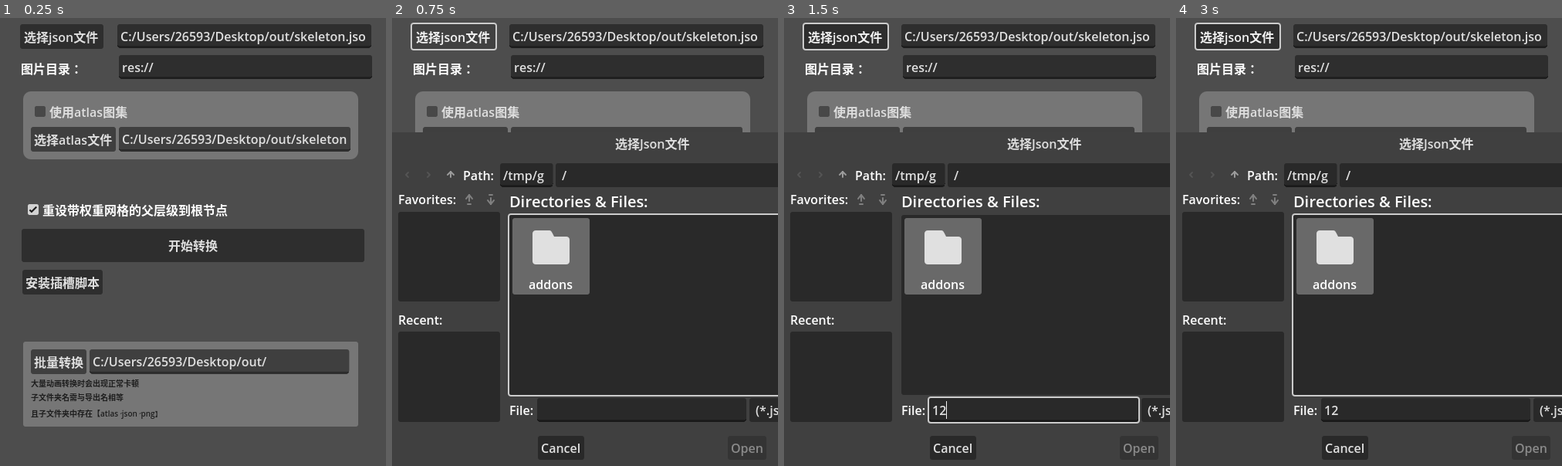
Above: before the commit, frames 1-4 (left to right).
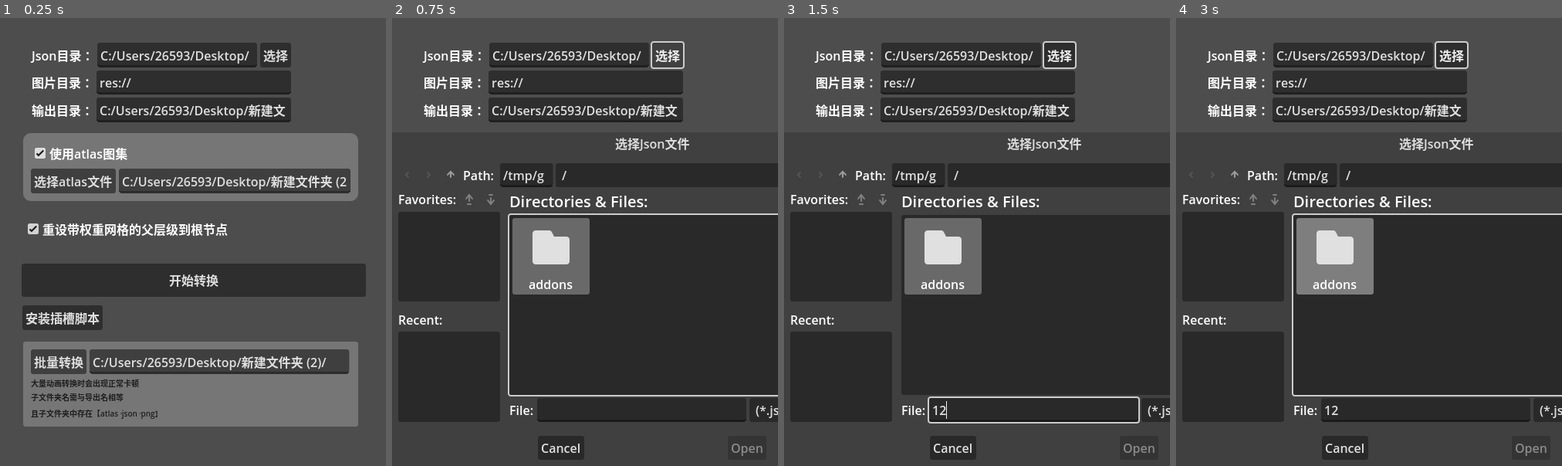
Above: after the commit, the same moments.

Repository: gaoyan2659365465/spinetogodot
Game: Godot game, scene res://main.tscn
Same seed, same stepped clock (60 frames per second), same inputs: the game is played once before the commit and once after it.
Inputs (mouse positions are in pixels of both pictures, inside the frame that each line leads up to):
- Up to frame 1 (0.25 s): no input
- Up to frame 2 (0.75 s): click "选择json文件" (after the commit: "选择") at 0.5 s
- Up to frame 3 (1.5 s): click (1034, 412) at 1.27 s; type "12" at 1.35 s
- Up to frame 4 (3 s): click "使用atlas图集" at 2 s; click "开始转换" at 2.75 s

The runs differ from the first frame. In frame 1, 39% of the frame differs, in the area x 5-97%, y 1-79%; in frame 2, 15%; in frame 3, 16%; in frame 4, 16%.

Commit message:
优化BUG

Diff:
--- a/main.gd
+++ b/main.gd
@@ -78,10 +78,6 @@
 	spine_json.带权重网格重设父级 = toggled_on
 
 
-func _on_check_box_2_toggled(toggled_on: bool) -> void:
-	spine_json.使用atlas图集 = toggled_on
-
-
 func _on_选择atlas_pressed() -> void:
 	var dialog = FileDialog.new()
 	add_child(dialog)
--- a/main.tscn
+++ b/main.tscn
@@ -43,69 +43,37 @@
 [node name="SpineJson" type="Node" parent="."]
 script = ExtResource("2_0xm2m")
 
-[node name="LineEdit" type="LineEdit" parent="."]
-layout_mode = 0
-offset_left = 152.0
-offset_top = 28.0
-offset_right = 481.0
-offset_bottom = 59.0
-text = "C:/Users/26593/Desktop/out/skeleton.json"
-
-[node name="选择json" type="Button" parent="."]
-layout_mode = 0
-offset_left = 26.0
-offset_top = 28.0
-offset_right = 134.0
-offset_bottom = 59.0
-text = "选择json文件"
-
-[node name="图像路径" type="LineEdit" parent="."]
-layout_mode = 0
-offset_left = 154.0
-offset_top = 68.0
-offset_right = 482.0
-offset_bottom = 99.0
-text = "res://"
-
-[node name="Label" type="Label" parent="."]
-layout_mode = 0
-offset_left = 27.0
-offset_top = 73.0
-offset_right = 67.0
-offset_bottom = 96.0
-text = "图片目录："
-
 [node name="CheckBox" type="CheckBox" parent="."]
 layout_mode = 0
 offset_left = 31.0
-offset_top = 252.0
-offset_right = 106.0
-offset_bottom = 276.0
+offset_top = 277.0
+offset_right = 299.0
+offset_bottom = 308.0
 button_pressed = true
 text = "重设带权重网格的父层级到根节点"
 
 [node name="开始转换" type="Button" parent="."]
 layout_mode = 0
 offset_left = 28.0
-offset_top = 293.0
-offset_right = 472.0
-offset_bottom = 336.0
+offset_top = 338.0
+offset_right = 474.0
+offset_bottom = 381.0
 text = "开始转换"
 
 [node name="安装插件" type="Button" parent="."]
 layout_mode = 0
 offset_left = 29.0
-offset_top = 346.0
+offset_top = 392.0
 offset_right = 133.0
-offset_bottom = 377.0
+offset_bottom = 423.0
 text = "安装插槽脚本"
 
 [node name="PanelContainer" type="PanelContainer" parent="."]
 layout_mode = 0
 offset_left = 30.0
-offset_top = 115.0
-offset_right = 212.0
-offset_bottom = 181.0
+offset_top = 169.0
+offset_right = 464.0
+offset_bottom = 255.0
 theme_override_styles/panel = SubResource("StyleBoxFlat_0xm2m")
 
 [node name="MarginContainer" type="MarginContainer" parent="PanelContainer"]
@@ -120,6 +88,7 @@
 
 [node name="CheckBox2" type="CheckBox" parent="PanelContainer/MarginContainer/VBoxContainer"]
 layout_mode = 2
+button_pressed = true
 text = "使用atlas图集"
 
 [node name="HBoxContainer" type="HBoxContainer" parent="PanelContainer/MarginContainer/VBoxContainer"]
@@ -133,7 +102,7 @@
 unique_name_in_owner = true
 custom_minimum_size = Vector2(300, 0)
 layout_mode = 2
-text = "C:/Users/26593/Desktop/out/skeleton.atlas"
+text = "C:/Users/26593/Desktop/新建文件夹 (2)/Zombie-1.atlas"
 
 [node name="PanelContainer2" type="PanelContainer" parent="."]
 layout_mode = 0
@@ -164,7 +133,7 @@
 unique_name_in_owner = true
 custom_minimum_size = Vector2(336.37, 0)
 layout_mode = 2
-text = "C:/Users/26593/Desktop/out/"
+text = "C:/Users/26593/Desktop/新建文件夹 (2)/"
 
 [node name="Label" type="Label" parent="PanelContainer2/MarginContainer/VBoxContainer"]
 layout_mode = 2
@@ -173,10 +142,56 @@
 且子文件夹中存在【atlas、json、png】"
 label_settings = SubResource("LabelSettings_0xm2m")
 
-[connection signal="pressed" from="选择json" to="." method="_on_button_2_pressed"]
+[node name="VBoxContainer" type="VBoxContainer" parent="."]
+layout_mode = 0
+offset_left = 41.0
+offset_top = 52.0
+offset_right = 377.0
+offset_bottom = 153.0
+
+[node name="HBoxContainer3" type="HBoxContainer" parent="VBoxContainer"]
+layout_mode = 2
+
+[node name="Label" type="Label" parent="VBoxContainer/HBoxContainer3"]
+layout_mode = 2
+text = "Json目录："
+
+[node name="Json路径" type="LineEdit" parent="VBoxContainer/HBoxContainer3"]
+layout_mode = 2
+size_flags_horizontal = 3
+text = "C:/Users/26593/Desktop/新建文件夹 (2)/Zombie-1.json"
+
+[node name="选择json" type="Button" parent="VBoxContainer/HBoxContainer3"]
+layout_mode = 2
+text = "选择"
+
+[node name="HBoxContainer2" type="HBoxContainer" parent="VBoxContainer"]
+layout_mode = 2
+
+[node name="Label" type="Label" parent="VBoxContainer/HBoxContainer2"]
+layout_mode = 2
+text = "图片目录："
+
+[node name="图像路径" type="LineEdit" parent="VBoxContainer/HBoxContainer2"]
+layout_mode = 2
+size_flags_horizontal = 3
+text = "res://"
+
+[node name="HBoxContainer" type="HBoxContainer" parent="VBoxContainer"]
+layout_mode = 2
+
+[node name="Label" type="Label" parent="VBoxContainer/HBoxContainer"]
+layout_mode = 2
+text = "输出目录："
+
+[node name="输出路径" type="LineEdit" parent="VBoxContainer/HBoxContainer"]
+layout_mode = 2
+size_flags_horizontal = 3
+text = "C:/Users/26593/Desktop/新建文件夹 (2)/Zombie-1.json"
+
 [connection signal="toggled" from="CheckBox" to="." method="_on_check_box_toggled"]
 [connection signal="pressed" from="开始转换" to="." method="_on_button_pressed"]
 [connection signal="pressed" from="安装插件" to="." method="_on_button_3_pressed"]
-[connection signal="toggled" from="PanelContainer/MarginContainer/VBoxContainer/CheckBox2" to="." method="_on_check_box_2_toggled"]
 [connection signal="pressed" from="PanelContainer/MarginContainer/VBoxContainer/HBoxContainer/选择atlas" to="." method="_on_选择atlas_pressed"]
 [connection signal="pressed" from="PanelContainer2/MarginContainer/VBoxContainer/HBoxContainer/批量转换" to="." method="_on_批量转换_pressed"]
+[connection signal="pressed" from="VBoxContainer/HBoxContainer3/选择json" to="." method="_on_button_2_pressed"]
--- a/project.godot
+++ b/project.godot
@@ -20,6 +20,10 @@
 window/size/viewport_width=500
 window/size/viewport_height=600
 
+[dotnet]
+
+project/assembly_name="SpineToGodot"
+
 [editor_plugins]
 
 enabled=PackedStringArray("res://addons/spine/plugin.cfg")
--- a/spine_json.gd
+++ b/spine_json.gd
@@ -1,4 +1,25 @@
 extends Node
+
+"""
+更新日志
+20250808：发现插槽下网格会有隐藏的情况，经过排查，是slots数据中如果插槽含有attachment键，
+则显示，否则默认隐藏。
+经过再次检查，原因是attachment键会有重名，导致检测bug，不能仅依靠附件名判断，还需要根据插槽名判断
+
+20250808：网格畸形BUG，经过排查发现是因为计算顶点坐标时候父骨骼会参与计算，当骨骼没有父骨骼时网格恢复正常，
+并且该网格受到两根骨骼的影响，初步诊断，插槽在骨骼里就会畸变，插槽直接在root中则正常
+再次诊断，原因是没有判断一种情况，即顶点权重来自非父骨骼，而是其他同级骨骼
+之前陷入了一个误区，spine中插槽不会受到骨骼的影响，仅当骨骼有权重时才会受到变换的影响
+当一个骨骼作为插槽父骨骼但没有权重时，移动父骨骼将不会影响网格
+
+20250808：网格畸形BUG,网格顶点计算要考虑多个骨骼影响。目前只实现了单根骨骼
+骨骼变换只需要考虑权重骨即可，不需要考虑权重骨的父骨骼
+
+发现BUG，没有权重的网格，会受到骨骼变换影响
+20250809：功能缺失：不支持使用连接网格
+20250809：核心问题，带权重的网格需不需要继承父层级变换
+"""
+
 
 var node_2d: Node2D
 var 图片路径 = ""
@@ -6,7 +27,7 @@
 var ext文本 = {}#用于修复场景文件的图片引用路径
 
 var 带权重网格重设父级 = true
-var 使用atlas图集 = false
+var 使用atlas图集 = true
 var atlas路径 = ""
 var 图集数据 = {}
 
@@ -137,6 +158,9 @@
 		s[i['name']] = b
 		b.name = i['name']
 
+		if i.has('color'):
+			b.self_modulate = i['color']
+
 		if i.has('parent'):
 			s[i['parent']].add_child(b)
 		else:
@@ -230,6 +254,7 @@
 		result.append(bones_and_weights)
 	return result
 
+
 func 生成插槽(json,s,k):
 	var c:Dictionary = {}
 	var z = 0
@@ -313,16 +338,72 @@
 						if _uvs.size() < _ver.size():
 							var _weights = parse_weights(_ver)
 							for _i in _weights:
-								var 骨骼号 = _i[0]["bone_id"]
-								var 骨骼数据 = json.data["bones"][骨骼号]
-								var 最终坐标 = Vector2(_i[0]["x"],_i[0]["y"])
+								#var 骨骼号 = _i[0]["bone_id"]
+								#var 骨骼数据 = json.data["bones"][骨骼号]
+
+								# 计算单个顶点的所有骨骼权重
+								var 顶点坐标 = {"x": 0,"y": 0}
+								for ii in _i:
+									顶点坐标["x"] = 顶点坐标["x"] + ii["x"] * ii["weight"]
+									顶点坐标["y"] = 顶点坐标["y"] + ii["y"] * ii["weight"]
+
+
+								var 最终坐标 = Vector2(顶点坐标["x"],顶点坐标["y"])
+
+								# 寻找所有带权重的骨骼，并计算最终变换
+								var 汇总坐标 = Vector2.ZERO
+								for ii in _i:
+									var 骨骼号 = ii["bone_id"]
+									var 骨骼数据 = json.data["bones"][骨骼号]
+									var 单根权重骨最终坐标 = Vector2.ZERO
+									单根权重骨最终坐标.x = 最终坐标.x
+									单根权重骨最终坐标.y = 最终坐标.y
+									# 计算单根权重骨骼的所有父层级骨骼影响
+									while true:
+										var 旋转值 = 0
+										if 骨骼数据.has("rotation"):
+											旋转值 = 骨骼数据['rotation']#计算顶点不需要*-1
+										if 骨骼数据.has("transform"):# 如果骨骼不继承父骨骼的旋转，通常是IK的脚
+											if 骨骼数据["transform"] == "noRotationOrReflection":
+												旋转值 = s[插槽骨名].rotation_degrees*-1# 获取已经生成骨骼的旋转并还原-1
+												# 此处有bug
+												print("遇到一个不继承旋转的骨骼:"+str(插槽骨名))
+										var pos = Vector2.ZERO
+										if 骨骼数据.has("x"):
+											pos.x = 骨骼数据['x']
+										if 骨骼数据.has("y"):
+											pos.y = 骨骼数据['y']#计算顶点不需要*-1
+										var sca = Vector2.ONE
+										if 骨骼数据.has("scaleX"):
+											sca.x = 骨骼数据['scaleX']
+										if 骨骼数据.has("scaleY"):
+											sca.y = 骨骼数据['scaleY']
+
+										if 骨骼数据.has("parent"):
+											var 父骨名 = 骨骼数据["parent"]
+											for _b in json.data["bones"]:
+												if _b["name"] == 父骨名:
+													单根权重骨最终坐标 = (单根权重骨最终坐标*sca).rotated(deg_to_rad(旋转值))+pos
+										#			#单根权重骨最终坐标 = 单根权重骨最终坐标.rotated(deg_to_rad(旋转值))+pos
+													骨骼数据 = _b
+													break
+										else:
+											break
+									单根权重骨最终坐标 *= ii["weight"]
+									汇总坐标 += 单根权重骨最终坐标
+								最终坐标 = 汇总坐标
+
+								"""
+								# 父骨骼本身的变换会影响网格点的计算
 								while true:
+									print("**********")
 									var 旋转值 = 0
 									if 骨骼数据.has("rotation"):
 										旋转值 = 骨骼数据['rotation']#计算顶点不需要*-1
 									if 骨骼数据.has("transform"):# 如果骨骼不继承父骨骼的旋转，通常是IK的脚
 										if 骨骼数据["transform"] == "noRotationOrReflection":
 											旋转值 = s[插槽骨名].rotation_degrees*-1# 获取已经生成骨骼的旋转并还原-1
+											# 此处有bug
 											print("遇到一个不继承旋转的骨骼:"+str(插槽骨名))
 									var pos = Vector2.ZERO
 									if 骨骼数据.has("x"):
@@ -334,19 +415,18 @@
 										sca.x = 骨骼数据['scaleX']
 									if 骨骼数据.has("scaleY"):
 										sca.y = 骨骼数据['scaleY']
-									# 先旋转后加
-									if 骨骼数据["name"] != 插槽骨名:
-										最终坐标 = (最终坐标*sca).rotated(deg_to_rad(旋转值))+pos
-									else:
-										break
+
 									if 骨骼数据.has("parent"):
 										var 父骨名 = 骨骼数据["parent"]
 										for _b in json.data["bones"]:
 											if _b["name"] == 父骨名:
+												# 先旋转后加
+												最终坐标 = (最终坐标*sca).rotated(deg_to_rad(旋转值))+pos
 												骨骼数据 = _b
 												break
 									else:
 										break
+								"""
 								最终坐标.y *= -1
 								points.append(最终坐标)
 						else:
@@ -370,7 +450,7 @@
 						if _uvs.size() < _ver.size():
 							if 带权重网格重设父级:
 								_c.owner = null
-								_c.reparent(node_2d)# 带权重的网格需要放置到外面
+								_c.reparent(node_2d,false)# 带权重的网格需要放置到外面,不需要担心父骨骼变换
 								_c.owner = node_2d# 防止警告
 								_poly.owner = node_2d# 重新赋予
 							_poly.skeleton = _poly.get_path_to(k)# 没有权重不需要骨架
@@ -400,18 +480,19 @@
 								_sn += 1
 							_poly.bones = new_bones
 							# 有权重网格才需要这样
-							var _gp = _poly.global_position
-							var _gr = _poly.global_rotation
+							#var _gp = _poly.global_position
+							#var _gr = _poly.global_rotation
 							#_poly.top_level = true# 网格本身不能受到骨骼影响，只会受到权重影响
-							_poly.global_position = _gp
-							_poly.global_rotation = _gr
+							#_poly.global_position = _gp
+							#_poly.global_rotation = _gr
 
 						# 隐藏插槽只能显示一个东西
 						_poly.visible = false
 						for _i in json.data["slots"]:
-							if _i.has("attachment"):
-								if _i["attachment"] == i2:
-									_poly.visible = true
+							if i == _i["name"]:
+								if _i.has("attachment"):
+									if _i["attachment"] == i2:
+										_poly.visible = true
 
 				else:# 如果没有类型说明就是图片
 					# 加载图片
@@ -465,9 +546,10 @@
 					_sprite.visible = false
 
 					for _i in json.data["slots"]:
-						if _i.has("attachment"):
-							if _i["attachment"] == i2:
-								_sprite.visible = true
+						if i == _i["name"]:
+							if _i.has("attachment"):
+								if _i["attachment"] == i2:
+									_sprite.visible = true
 
 				# 给add模式的网格或图片加上材质
 				if _item:
@@ -583,6 +665,7 @@
 					for _vd in 顶点帧:
 						var 延迟 = 0
 						var _offset = 0
+						# 如果源文件中有曲线，会导致这里报错_poly为null
 						var _vertices = _poly.polygon
 						if _vd.has('time'):
 							延迟 = _vd['time']
